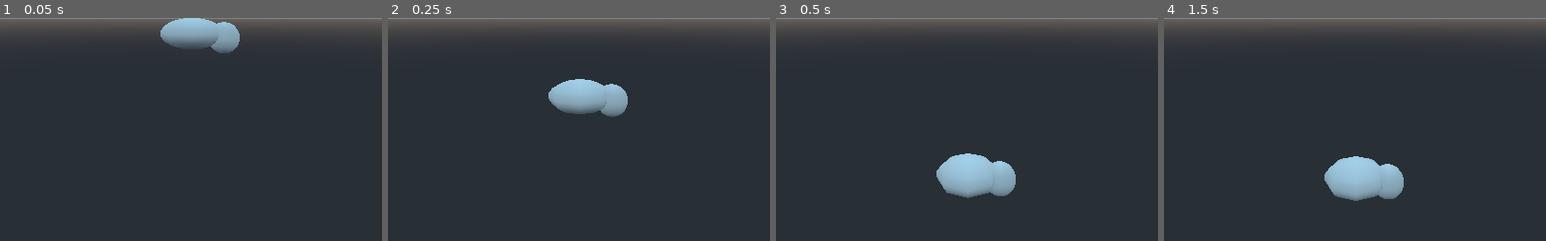
Above: before the commit, frames 1-4 (left to right).
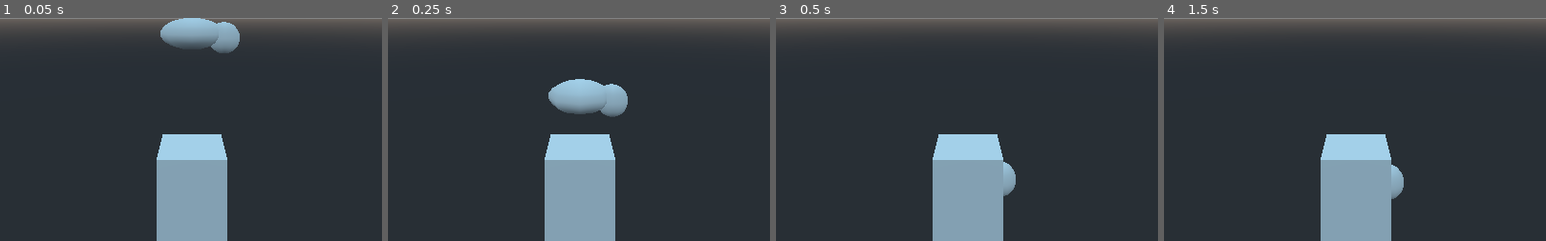
Above: after the commit, the same moments.

Repository: ArthurBajt/FlappyBird-Godot
Game: Godot game, scene res://Scene/Partie/Partie.tscn
Same seed, same stepped clock (60 frames per second), same inputs: the game is played once before the commit and once after it.
Inputs:
- Up to frame 1 (0.05 s): no input
- Up to frame 2 (0.25 s): no input
- Up to frame 3 (0.5 s): no input
- Up to frame 4 (1.5 s): tap Enter at 0.5 s; tap Space at 0.77, 1.25 s
The pictures show only the part of the screen within x 25-75%, y 50-100%; the shares and areas given below are measured in that part.

The runs differ from the first frame. In frame 1, 8.7% of the frame differs, in the area x 41-60%, y 52-100%; in frame 2, 8.7%; in frame 3, 7.4%; in frame 4, 7.5%.

Commit message:
pilier + signal prend mur

Diff:
--- a/Scene/Joueur/Joueur.gd
+++ b/Scene/Joueur/Joueur.gd
@@ -1,5 +1,5 @@
 extends KinematicBody
-
+class_name Joueur
 
 # Declare member variables here. Examples:
 # var a = 2
@@ -40,3 +40,12 @@
 
 	elif translation.y > POS_MAXIMUM:
 		translation.y = POS_MAXIMUM
+
+
+func get_class()-> String:
+	return "Joueur"
+
+
+signal prendUnMur
+func prendUnMur():
+	emit_signal("prendUnMur")
--- a/Scene/Partie/Partie.tscn
+++ b/Scene/Partie/Partie.tscn
@@ -1,12 +1,20 @@
-[gd_scene load_steps=2 format=2]
+[gd_scene load_steps=3 format=2]
 
 [ext_resource path="res://Scene/Joueur/Joueur.tscn" type="PackedScene" id=1]
+[ext_resource path="res://Scene/Pilier/Piliers.tscn" type="PackedScene" id=2]
 
 [node name="Partie" type="Node"]
 
 [node name="Root3D" type="Spatial" parent="."]
+__meta__ = {
+"_edit_lock_": true
+}
 
 [node name="Joueur" parent="Root3D" instance=ExtResource( 1 )]
 
 [node name="Camera" type="Camera" parent="Root3D"]
 transform = Transform( 1, 0, 0, 0, 1, 0, 0, 0, 1, 0, 0, 10 )
+
+[node name="Obstacles" type="Spatial" parent="Root3D"]
+
+[node name="Piliers" parent="Root3D/Obstacles" instance=ExtResource( 2 )]
--- /dev/null
+++ b/Scene/Pilier/Piliers.gd
@@ -0,0 +1,21 @@
+extends Spatial
+
+
+# Declare member variables here. Examples:
+# var a = 2
+# var b = "text"
+
+
+# Called when the node enters the scene tree for the first time.
+func _ready():
+	pass # Replace with function body.
+
+
+# Called every frame. 'delta' is the elapsed time since the previous frame.
+#func _process(delta):
+#	pass
+
+
+func _on_Area_body_shape_entered(body_id, body, body_shape, area_shape):
+	if body.get_class() == "Joueur":
+		body.prendUnMur()
--- /dev/null
+++ b/Scene/Pilier/Piliers.tscn
@@ -0,0 +1,23 @@
+[gd_scene load_steps=4 format=2]
+
+[ext_resource path="res://Scene/Pilier/Piliers.gd" type="Script" id=1]
+
+[sub_resource type="CubeMesh" id=1]
+
+[sub_resource type="BoxShape" id=2]
+
+[node name="Piliers" type="Spatial"]
+transform = Transform( 1, 0, 0, 0, 2, 0, 0, 0, 1, 0, -8, 0 )
+script = ExtResource( 1 )
+
+[node name="MeshInstance" type="MeshInstance" parent="."]
+transform = Transform( 1, 0, 0, 0, 1, 0, 0, 0, 1, 0, 1, 0 )
+mesh = SubResource( 1 )
+material/0 = null
+
+[node name="Area" type="Area" parent="."]
+
+[node name="CollisionShape" type="CollisionShape" parent="Area"]
+transform = Transform( 1, 0, 0, 0, 1, 0, 0, 0, 1, 0, 1, 0 )
+shape = SubResource( 2 )
+[connection signal="body_shape_entered" from="Area" to="." method="_on_Area_body_shape_entered"]
--- a/project.godot
+++ b/project.godot
@@ -8,9 +8,14 @@
 
 config_version=4
 
-_global_script_classes=[  ]
+_global_script_classes=[ {
+"base": "KinematicBody",
+"class": "Joueur",
+"language": "GDScript",
+"path": "res://Scene/Joueur/Joueur.gd"
+} ]
 _global_script_class_icons={
-
+"Joueur": ""
 }
 
 [application]
